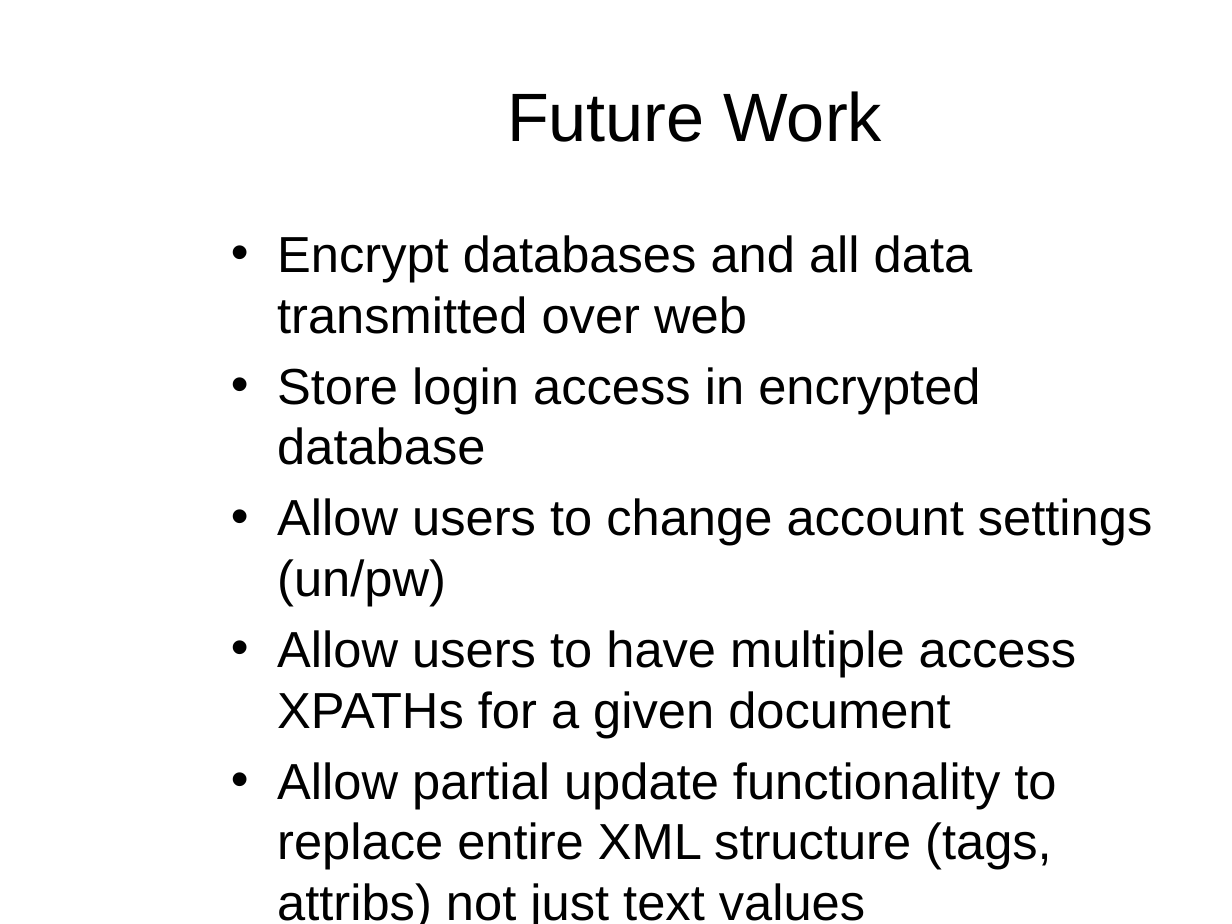
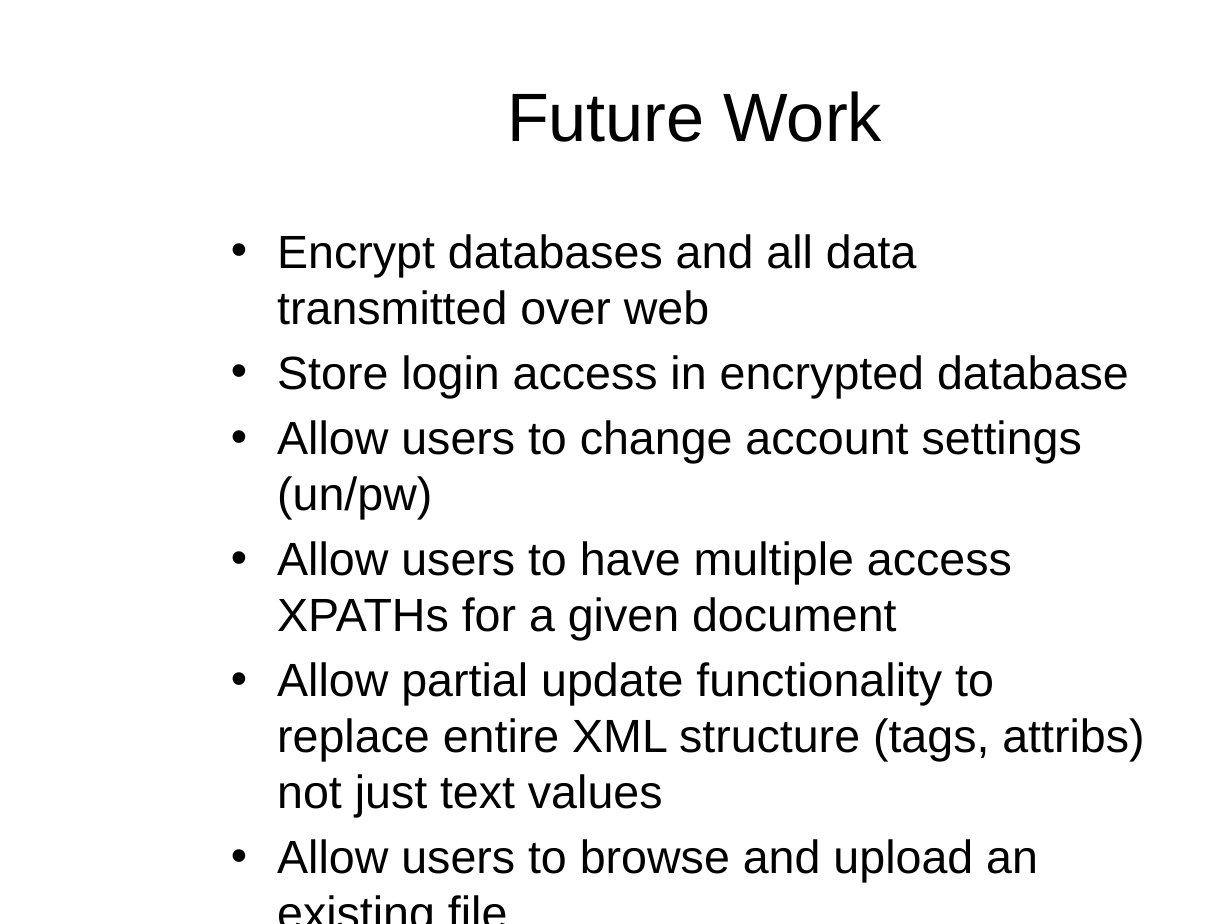
Before and after one commit to mnuck/xml-webdata, a slide deck: slide 13 of research_project/ProjectPresentation.pptx. Drawn at 1232x924 pixels with LibreOffice and Linux fonts; fonts in the diff are those of the drawing; background and template pictures are left out. Boxes give left, top, right and bottom in pixels: in the first picture for what was removed or moved away, otherwise in the second. Text is boxed around its words. In the diff, an @@ line names an element or a change of style, - is before the commit and + after.

Commit message:
added one bullet to future work on presentation

```diff
--- a/research_project/ProjectPresentation.pptx
+++ b/research_project/ProjectPresentation.pptx
@@ text at (277,234,1144,817): size 29.6 to 27.2 pt in "Encrypt databases and all data transmitted over ...", "Store login access in encrypted database", "Allow users to change account settings (un/pw)", "Allow users to have multiple access XPATHs ..." and 1 more places @@
@@ text at (277,839,1038,883): paragraph added @@
+• Allow users to browse and upload an existing file
```
